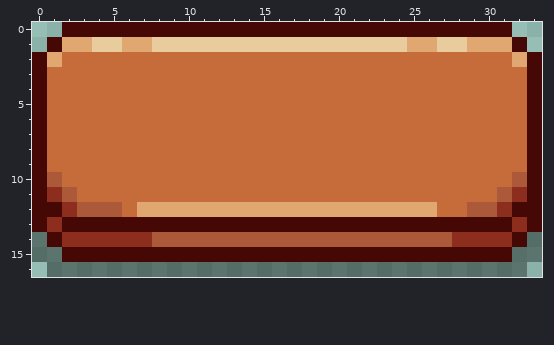
Edited in one commit: pixel-art sprite (assets/images/ui/button.png). Above is the file before it was changed.
The file is 68x34 pixels, drawn in blocks of 2x2; one block is one cell here.
Now the later version:
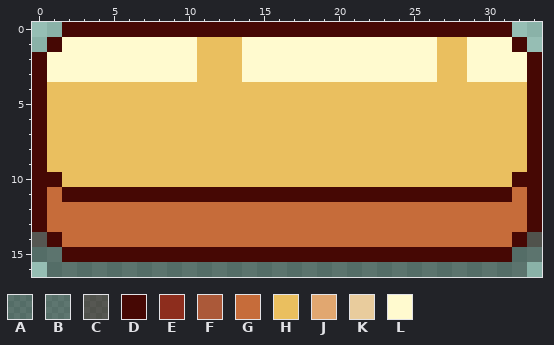
Palette (. is transparent): A #00000063  B #0f0f0f69  C #2204028d  D #460804  E #8d2d1d  F #ab5939  G #c66c3a  H #eabf5f  J #e1a770  K #e9cc9d  L #fffacf
From old to new:
Changed rows in their new state; - is an unchanged pixel.
first column x 0:
 1 --LLLLLLLLLHHHLLLLLLLLLLLLLHHLLL--
 2 -LLLLLLLLLLHHHLLLLLLLLLLLLLHHLLLL-
 3 -LLLLLLLLLLHHHLLLLLLLLLLLLLHHLLLL-
 4 -HHHHHHHHHHHHHHHHHHHHHHHHHHHHHHHH-
 5 -HHHHHHHHHHHHHHHHHHHHHHHHHHHHHHHH-
 6 -HHHHHHHHHHHHHHHHHHHHHHHHHHHHHHHH-
 7 -HHHHHHHHHHHHHHHHHHHHHHHHHHHHHHHH-
 8 -HHHHHHHHHHHHHHHHHHHHHHHHHHHHHHHH-
 9 -HHHHHHHHHHHHHHHHHHHHHHHHHHHHHHHH-
10 -DHHHHHHHHHHHHHHHHHHHHHHHHHHHHHHD-
11 -GDDDDDDDDDDDDDDDDDDDDDDDDDDDDDDG-
12 -GGGGG-GGGGGGGGGGGGGGGGGGGG--GGGG-
13 -GGGGGGGGGGGGGGGGGGGGGGGGGGGGGGGG-
14 C-GGGGGGGGGGGGGGGGGGGGGGGGGGGGGG-C
15 --------------------------------A-
